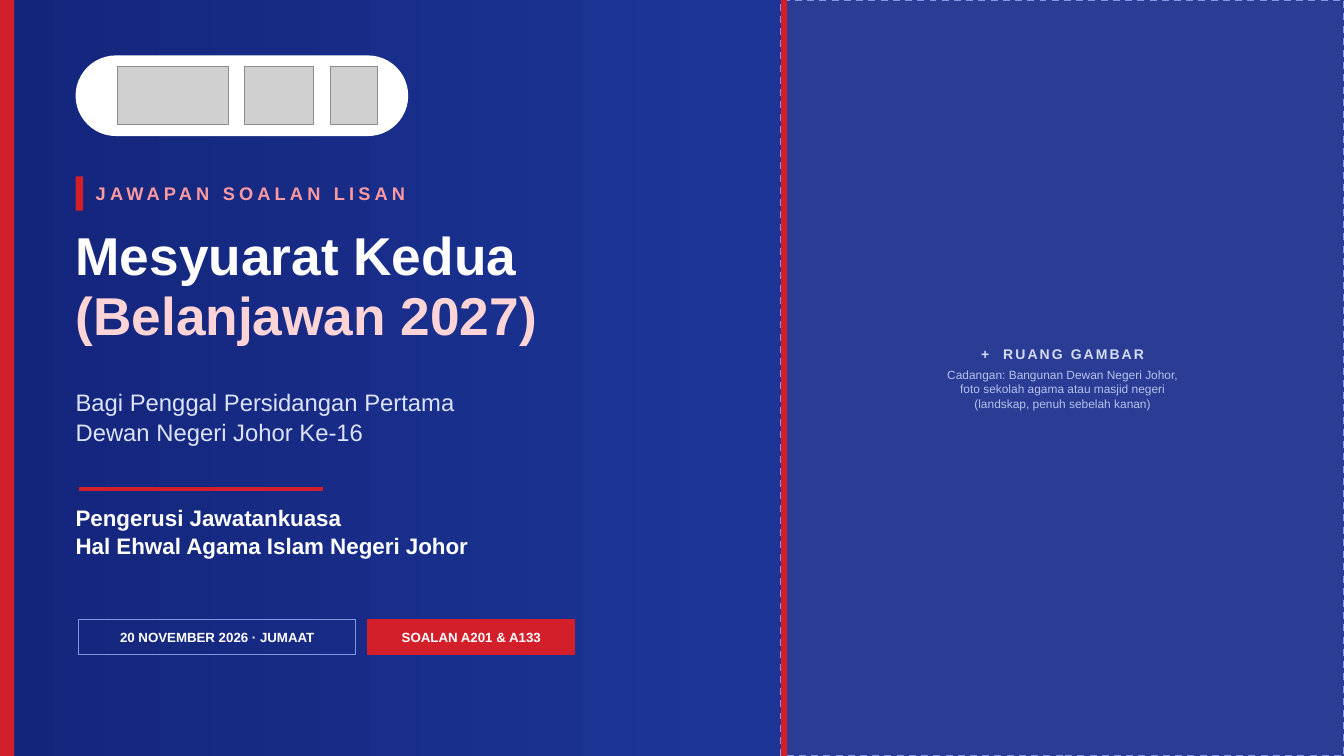
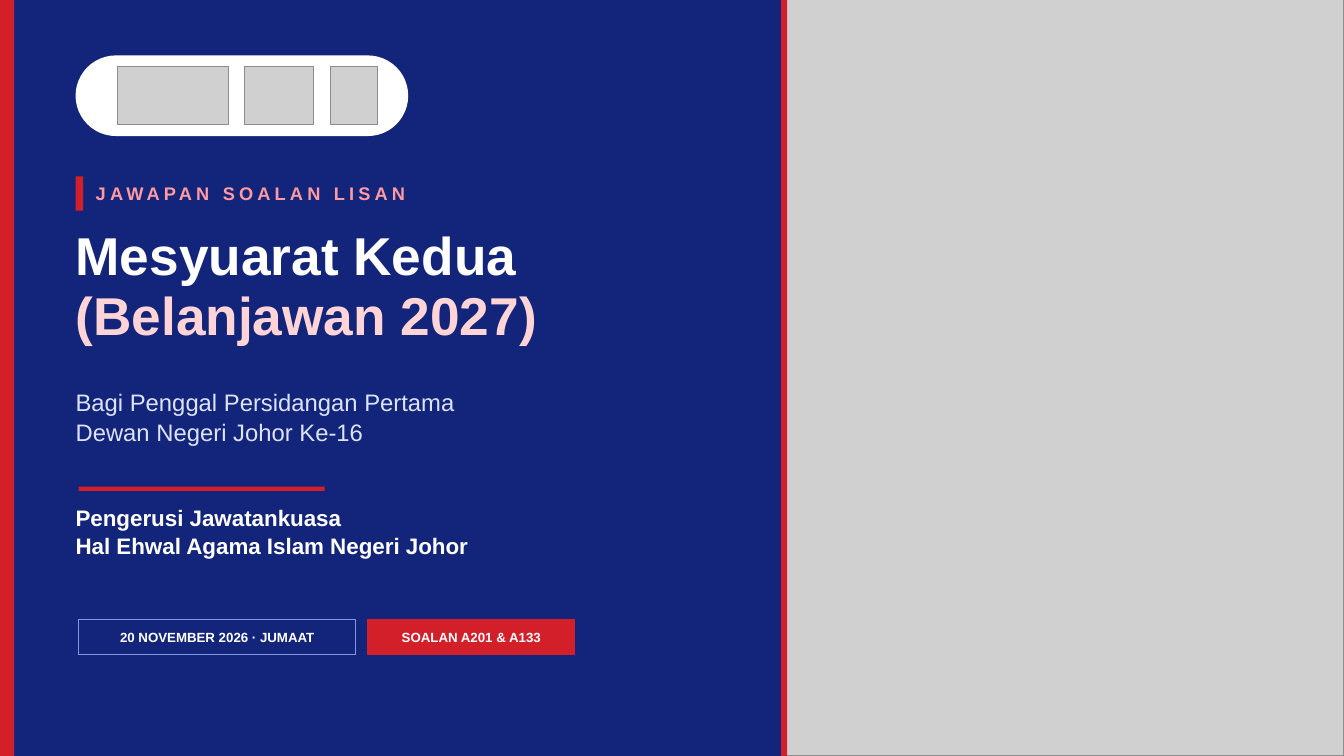
Before and after one commit to nawaljoe/Nawal, a slide deck: slide 1 of infografik-belanjawan-2027/Infografik_Jawapan_A201_A133_Belanjawan2027.pptx. Drawn at 1344x756 pixels with LibreOffice and Linux fonts; fonts in the diff are those of the drawing; grey boxes stand for pictures. Boxes give left, top, right and bottom in pixels: in the first picture for what was removed or moved away, otherwise in the second. Text is boxed around its words. In the diff, an @@ line names an element or a change of style, - is before the commit and + after.

```diff
--- a/infografik-belanjawan-2027/Infografik_Jawapan_A201_A133_Belanjawan2027.pptx
+++ b/infografik-belanjawan-2027/Infografik_Jawapan_A201_A133_Belanjawan2027.pptx
@@ rectangle removed at (0, 0, 1344, 756) @@
@@ rectangle removed at (781, 0, 1344, 756) @@
-+ RUANG GAMBAR
-Cadangan: Bangunan Dewan Negeri Johor,
-foto sekolah agama atau masjid negeri
-(landskap, penuh sebelah kanan)
@@ picture added at (781, 0, 1344, 756) @@
@@ line removed from (79, 489) to (323, 489) @@
@@ rectangle added at (79, 487, 325, 491), fill #D31F2A @@
```
Also in this commit, not shown: 17 other slides changed, 6 other files.
